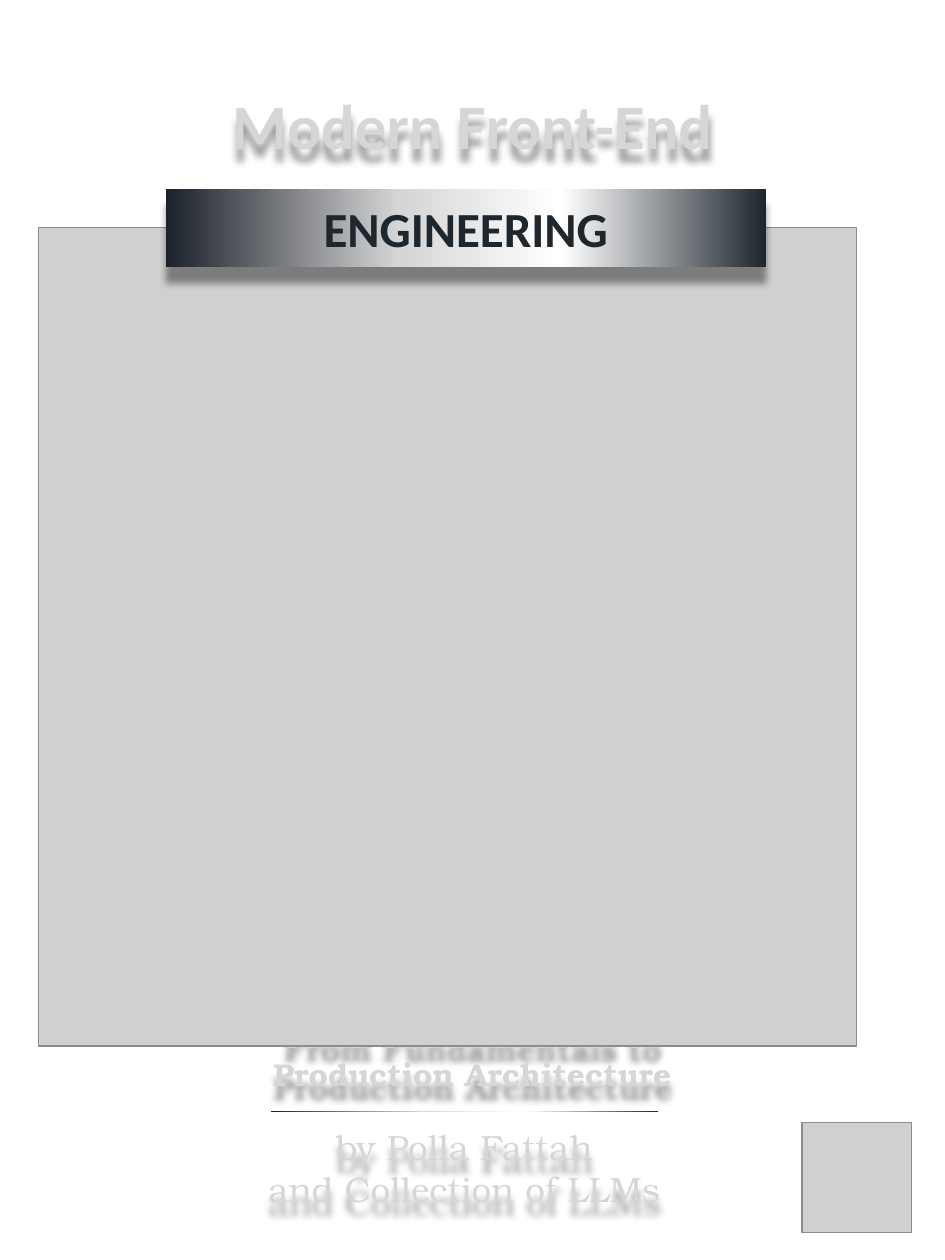
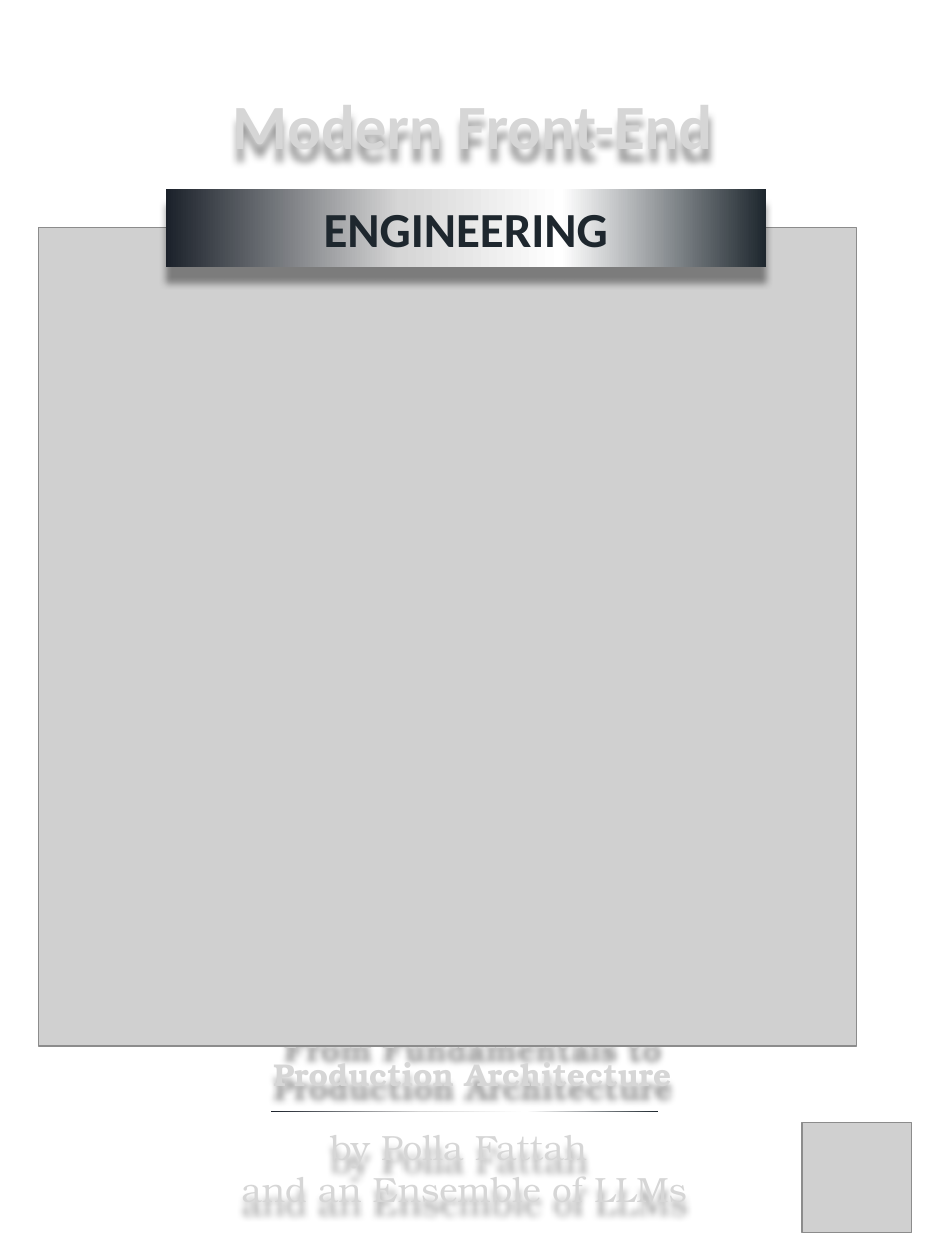
Before and after one commit to polla-fattah/frontend-book, a slide deck: slide 1 of FrontendBookCover.pptx. Drawn at 945x1260 pixels with LibreOffice and Linux fonts; fonts in the diff are those of the drawing; grey boxes stand for pictures; background and template pictures are left out. Boxes give left, top, right and bottom in pixels: in the first picture for what was removed or moved away, otherwise in the second. Text is boxed around its words. In the diff, an @@ line names an element or a change of style, - is before the commit and + after.

```diff
--- a/FrontendBookCover.pptx
+++ b/FrontendBookCover.pptx
@@ text at [242,1165,686,1212]: text changed @@
-and Collection of LLMs
+and an Ensemble of LLMs
```
Also in this commit, not shown: 5 other files.
